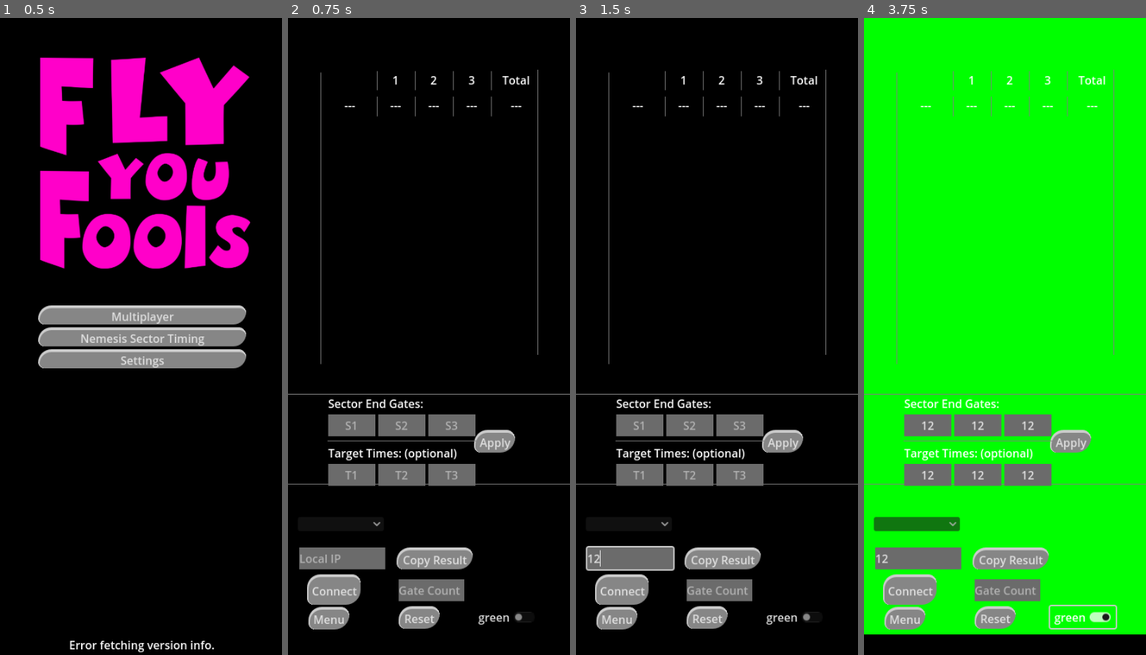
Above: before the commit, frames 1-4 (left to right).
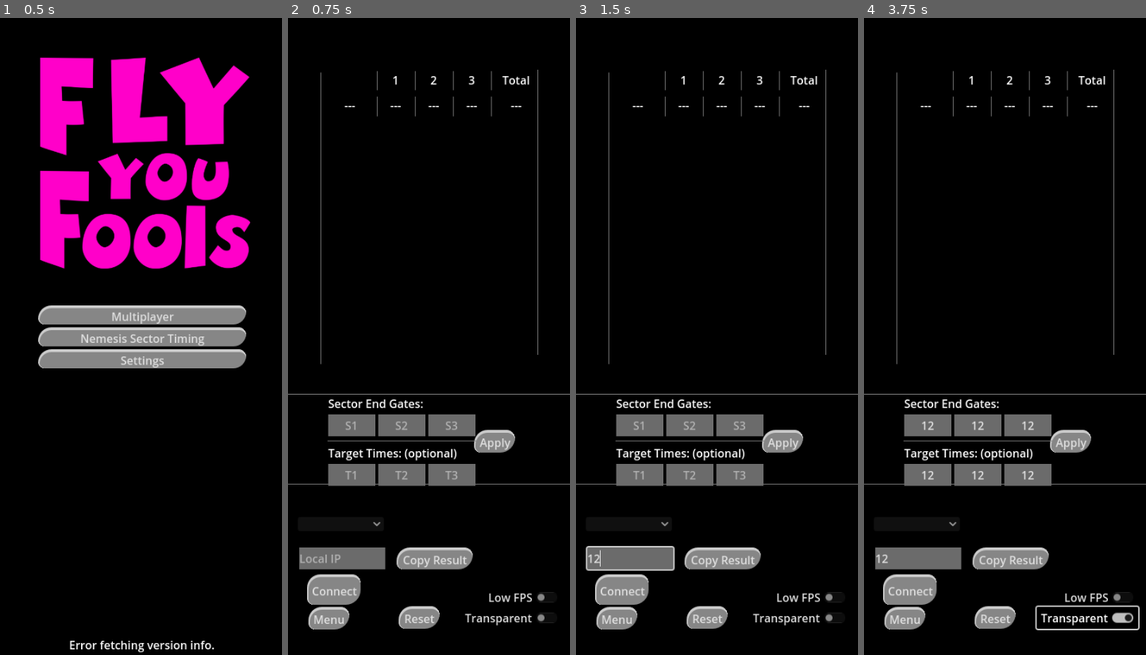
Above: after the commit, the same moments.

Repository: gManbio/VD-WS-Overlay
Game: Godot game, scene res://Menu.tscn
The game is run twice, just before and just after one commit, with the same random seed, the same clock (stepped at 60 frames per second) and the same inputs.
Inputs (mouse positions are in pixels of both pictures, inside the frame that each line leads up to):
- Up to frame 1 (0.5 s): no input
- Up to frame 2 (0.75 s): click "Nemesis Sector Timing" at 0.5 s
- Up to frame 3 (1.5 s): click (629, 559) at 1.27 s; type "12" at 1.35 s
- Up to frame 4 (3.75 s): click (928, 425) at 1.5 s; type "12" at 1.58 s; click (976, 425) at 1.73 s; type "12" at 1.82 s; click (1027, 425) at 2.02 s; type "12" at 2.1 s; click (928, 476) at 2.25 s; type "12" at 2.33 s; click (976, 476) at 2.48 s; type "12" at 2.57 s; click (1027, 476) at 2.77 s; type "12" at 2.85 s; click "green" (after the commit: "Transparent") at 3.5 s

Frame 1 is identical in both runs. In frame 2, 1.2% of the frame differs, in the area x 39-95%, y 88-96%; in frame 3, 1.2%; in frame 4, 89%, in the area x 0-100%, y 0-97%.
Error in both runs: Invalid access of index '-1' on a base object of type: 'PackedStringArray'. (res://nemesis_mode.gd:42)

Commit message:
Compatibility graphics
Added FPS mode toggle
Added Transparency toggle to nemesis mode.
Changed Default FPS to 60

Diff:
--- a/Menu.tscn
+++ b/Menu.tscn
@@ -72,7 +72,7 @@
 
 [node name="UpdateScript" type="Node" parent="."]
 script = ExtResource("4_7csw0")
-CURRENT_VERSION = "1.1.1"
+CURRENT_VERSION = "1.1.2"
 
 [node name="VersionCheckRequest" type="HTTPRequest" parent="UpdateScript"]
 
--- a/NemesisMode.tscn
+++ b/NemesisMode.tscn
@@ -211,23 +211,13 @@
 theme = SubResource("Theme_svhul")
 text = "Disconnect"
 
-[node name="Gate Count" type="LineEdit" parent="Control/Options"]
-layout_mode = 1
-anchors_preset = -1
-offset_left = 157.0
-offset_top = 793.0
-offset_right = 250.0
-offset_bottom = 824.0
-theme = SubResource("Theme_h14tp")
-placeholder_text = "Gate Count"
-
 [node name="CheckButton" type="CheckButton" parent="Control/Options"]
 layout_mode = 0
-offset_left = 264.0
-offset_top = 831.0
-offset_right = 357.0
-offset_bottom = 862.0
-text = "green"
+offset_left = 245.0
+offset_top = 832.0
+offset_right = 389.0
+offset_bottom = 863.0
+text = "Transparent"
 
 [node name="CopyToClipboardButton" type="Button" parent="Control/Options"]
 layout_mode = 0
@@ -265,6 +255,13 @@
 offset_top = 705.0
 offset_right = 136.0
 offset_bottom = 725.0
+
+[node name="FPS_Mode" type="CheckButton" parent="Control/Options"]
+offset_left = 278.0
+offset_top = 803.0
+offset_right = 389.0
+offset_bottom = 834.0
+text = "Low FPS"
 
 [node name="VBoxContainer" type="VBoxContainer" parent="Control"]
 layout_mode = 0
@@ -344,6 +341,7 @@
 [connection signal="pressed" from="Control/Options/menu" to="." method="_on_menu_button_pressed"]
 [connection signal="pressed" from="Control/Options/Reset Pilots" to="." method="full_reset"]
 [connection signal="item_selected" from="Control/Options/ip_dropdown" to="." method="_on_ip_dropdown_item_selected"]
+[connection signal="toggled" from="Control/Options/FPS_Mode" to="." method="_on_fps_mode_toggled"]
 [connection signal="timeout" from="HeartbeatTimer" to="." method="_on_timer_timeout"]
 [connection signal="timeout" from="Text Renamer" to="." method="_on_text_renamer_timeout"]
 [connection signal="timeout" from="Polling Timer" to="." method="_on_polling_timer_timeout"]
--- a/NewMain.tscn
+++ b/NewMain.tscn
@@ -272,6 +272,14 @@
 offset_top = 706.0
 offset_right = 137.0
 offset_bottom = 726.0
+
+[node name="FPS_Mode" type="CheckButton" parent="Control/Options"]
+layout_mode = 0
+offset_left = 289.0
+offset_top = 712.0
+offset_right = 400.0
+offset_bottom = 743.0
+text = "Low FPS"
 
 [node name="HeartbeatTimer" type="Timer" parent="."]
 wait_time = 10.0
@@ -293,6 +301,7 @@
 [connection signal="pressed" from="Control/Options/CopyToClipboardButton" to="." method="_on_copy_to_clipboard_button_pressed"]
 [connection signal="toggled" from="Control/Options/Pointmode" to="." method="_on_pointmode_toggled"]
 [connection signal="item_selected" from="Control/Options/ip_dropdown" to="." method="_on_ip_dropdown_item_selected"]
+[connection signal="toggled" from="Control/Options/FPS_Mode" to="." method="_on_fps_mode_toggled"]
 [connection signal="timeout" from="HeartbeatTimer" to="." method="_on_timer_timeout"]
 [connection signal="timeout" from="Text Renamer" to="." method="_on_text_renamer_timeout"]
 [connection signal="timeout" from="Polling Timer" to="." method="_on_polling_timer_timeout"]
--- a/nemesis_mode.gd
+++ b/nemesis_mode.gd
@@ -28,7 +28,7 @@
 var single_lap_best = 10000.0
 
 # Constants
-var FPS = 10
+var FPS = 60
 var BLAP_COLOR = Color(0, 1, 0)
 var LAP_COLOR = Color(1, 1, 1)
 
@@ -47,13 +47,15 @@
 	for each in ip_addresses:
 		if len(str(each)) <= 17:
 			if str(each)[0] != "0":
-				ip_dropdown.add_item(str(each))
+				if str(each).substr(0, 3) != "169" and str(each).substr(0, 3) != "127":
+					ip_dropdown.add_item(str(each))
+
 	if mac:
 		ip_dropdown.select(ip_dropdown.item_count - 2)
 		ip_input.text = ip_dropdown.get_item_text(ip_dropdown.item_count - 2)
 	else:
-		ip_input.text = ip_addresses[-1]
-		ip_dropdown.select(ip_dropdown.item_count - 1)
+		ip_input.text = ip_dropdown.get_item_text(ip_dropdown.item_count - 2)
+		ip_dropdown.select(ip_dropdown.item_count - 2)
 
 	$HeartbeatTimer.start()
 	$"Polling Timer".start()
@@ -95,6 +97,7 @@
 	# Reset connected state and UI
 	connected = false
 	connect_button.text = "Connect"
+	ip_complete = false
 
 
 func _process_message(pilotdata):
@@ -212,9 +215,9 @@
 
 func _on_check_button_toggled(toggled_on): # background color change
 	if toggled_on:
-		bg_rect.color = Color(Color.GREEN)
+		bg_rect.visible = false
 	else:
-		bg_rect.color = Color(Color.BLACK)
+		bg_rect.visible = true
 
 
 func _on_disconnect_pressed(): # close websocket connection
@@ -289,3 +292,12 @@
 
 func _on_ip_dropdown_item_selected(index):
 	ip_input.text = ip_dropdown.get_item_text(index)
+
+
+func _on_fps_mode_toggled(toggled_on):
+	if toggled_on:
+		FPS = 10
+		Engine.max_fps = FPS
+	else:
+		FPS = 60
+		Engine.max_fps = FPS
--- a/ws_new_main.gd
+++ b/ws_new_main.gd
@@ -31,7 +31,7 @@
 var gate_count = 30
 var race_laps = 3
 
-var FPS = 10
+var FPS = 60
 
 
 func _ready():
@@ -46,13 +46,14 @@
 	for each in ip_addresses:
 		if len(str(each)) <= 17:
 			if str(each)[0] != "0":
-				ip_dropdown.add_item(str(each))
+				if str(each).substr(0, 3) != "169" and str(each).substr(0, 3) != "127":
+					ip_dropdown.add_item(str(each))
 	if mac:
 		ip_dropdown.select(ip_dropdown.item_count - 2)
 		ip_input.text = ip_dropdown.get_item_text(ip_dropdown.item_count - 2)
 	else:
-		ip_input.text = ip_addresses[-1]
-		ip_dropdown.select(ip_dropdown.item_count - 1)
+		ip_input.text = ip_dropdown.get_item_text(ip_dropdown.item_count - 2)
+		ip_dropdown.select(ip_dropdown.item_count - 2)
 
 	$HeartbeatTimer.start()
 	$"Polling Timer".start()
@@ -75,6 +76,7 @@
 					_handle_websocket_closed()
 
 
+
 func _handle_websocket_messages():
 	while ws.get_available_packet_count() > 0:
 		var packet = ws.get_packet()
@@ -96,6 +98,7 @@
 	connected = false
 	connect_button.text = "Connect"
 	reset_leaderboard()
+	ip_complete = false
 
 
 func _process_message(pilotdata):
@@ -403,3 +406,12 @@
 
 func _on_ip_dropdown_item_selected(index):
 	ip_input.text = ip_dropdown.get_item_text(index)
+
+
+func _on_fps_mode_toggled(toggled_on):
+	if toggled_on:
+		FPS = 10
+		Engine.max_fps = FPS
+	else:
+		FPS = 60
+		Engine.max_fps = FPS
